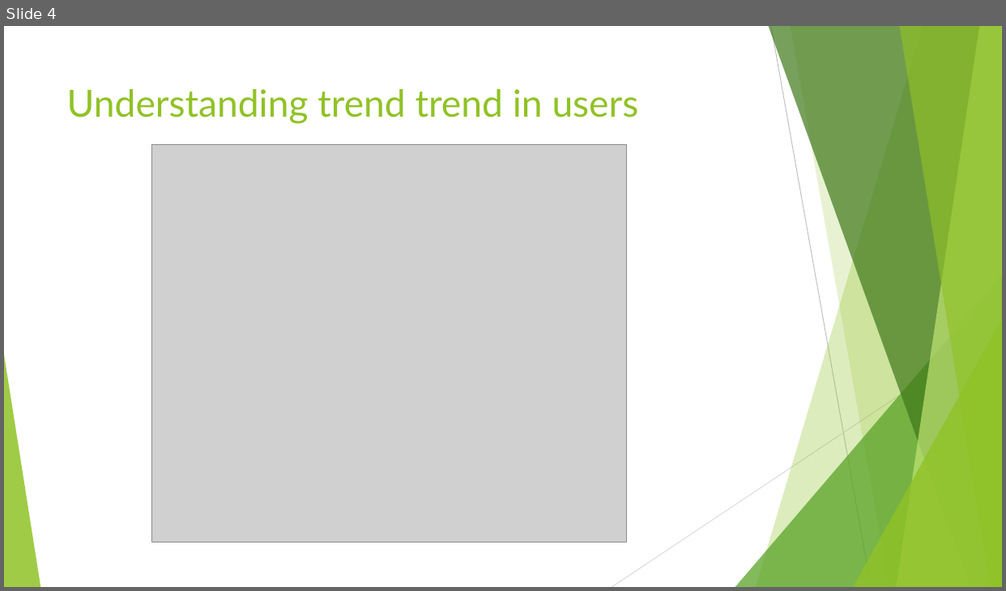
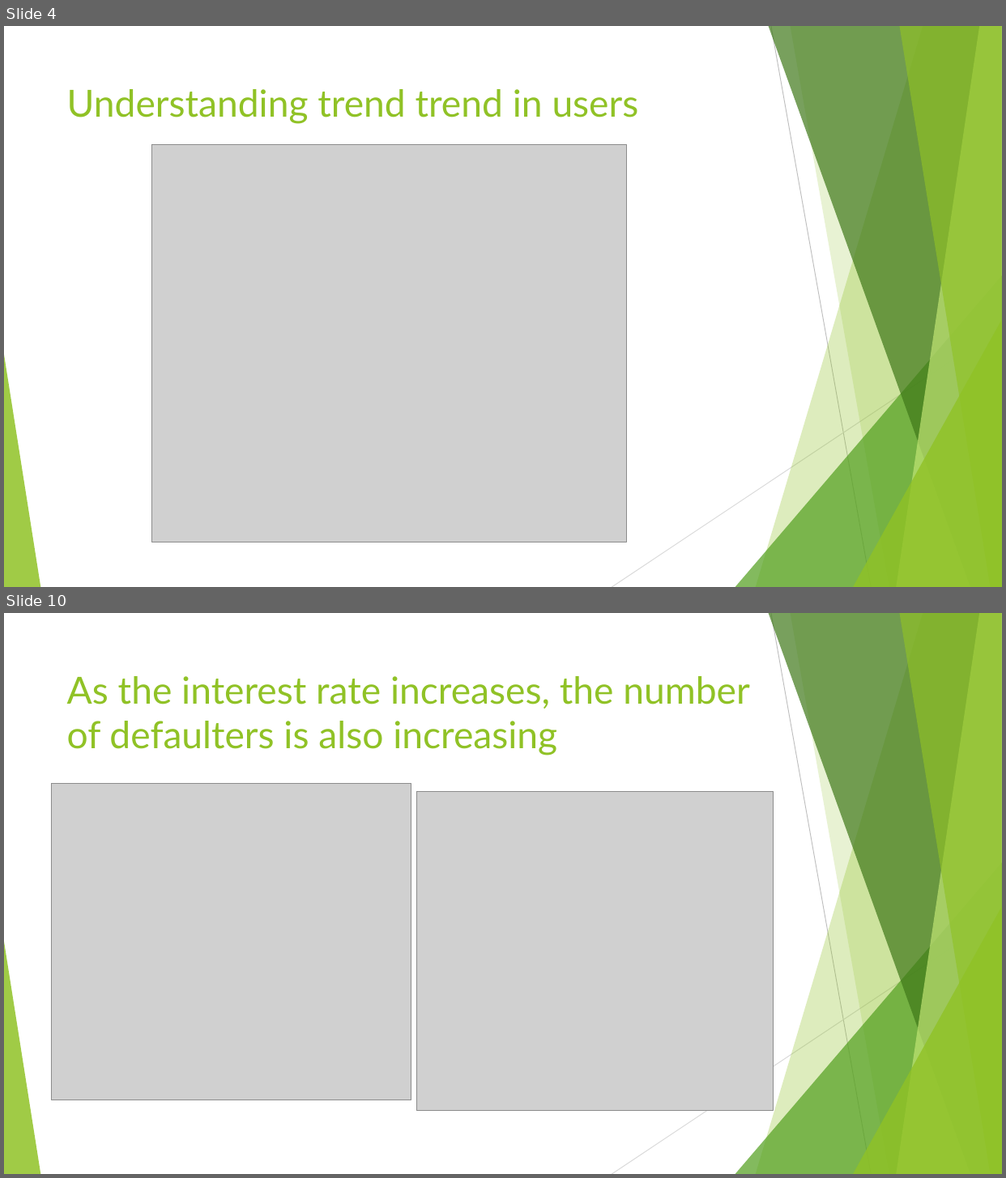
Before and after one commit to Dillan10/LendingClub, a slide deck: Lending Club Case Study.pptx. Shown one above the other, each under a label of ours: slide 4 before the commit, slides 4 and 10 after it; the slides between them are not shown. The pictures are 1006x591 and 1006x1178 pixels, drawn with LibreOffice and Linux fonts; fonts in the diff are those of the drawing; grey boxes stand for pictures. Boxes give left, top, right and bottom in pixels: in the first picture for what was removed or moved away, otherwise in the second. Text is boxed around its words. In the diff, an @@ line names an element or a change of style, - is before the commit and + after.

```diff
--- a/Lending Club Case Study.pptx
+++ b/Lending Club Case Study.pptx
@@ slide 10 added at box(4, 613, 1002, 1174), background #FFFFFF; not listed: 10 template elements that a slide beside it also shows @@
@@ title added at box(67, 676, 750, 756), 36 pt, text #90C226 @@
+As the interest rate increases, the number of defaulters is also increasing
@@ picture added at box(51, 784, 411, 1101) @@
@@ picture added at box(416, 792, 773, 1112) @@
```
Also in this commit, not shown: 1 slide changed, 7 other slides added, 2 other files.
